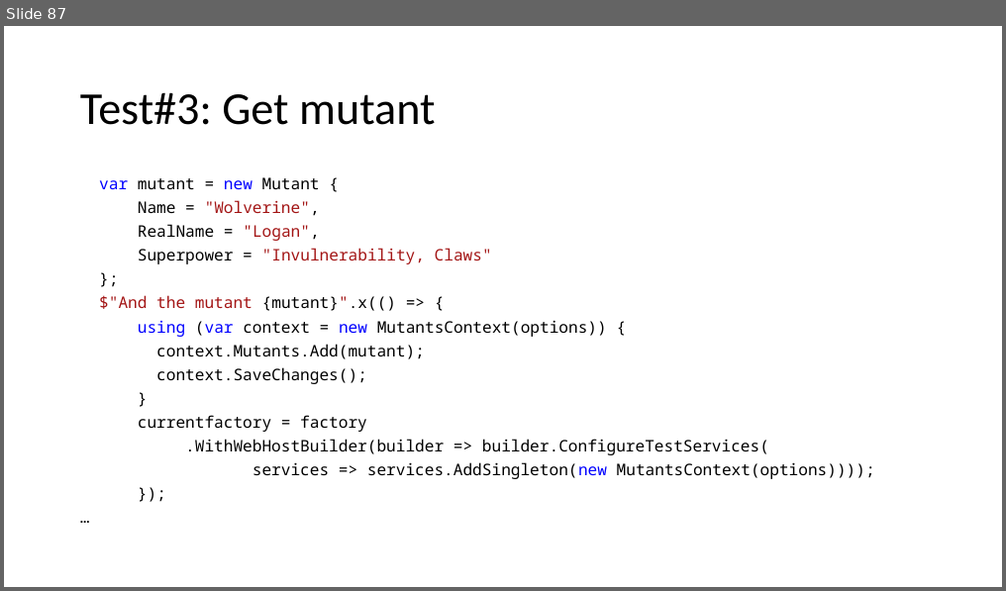
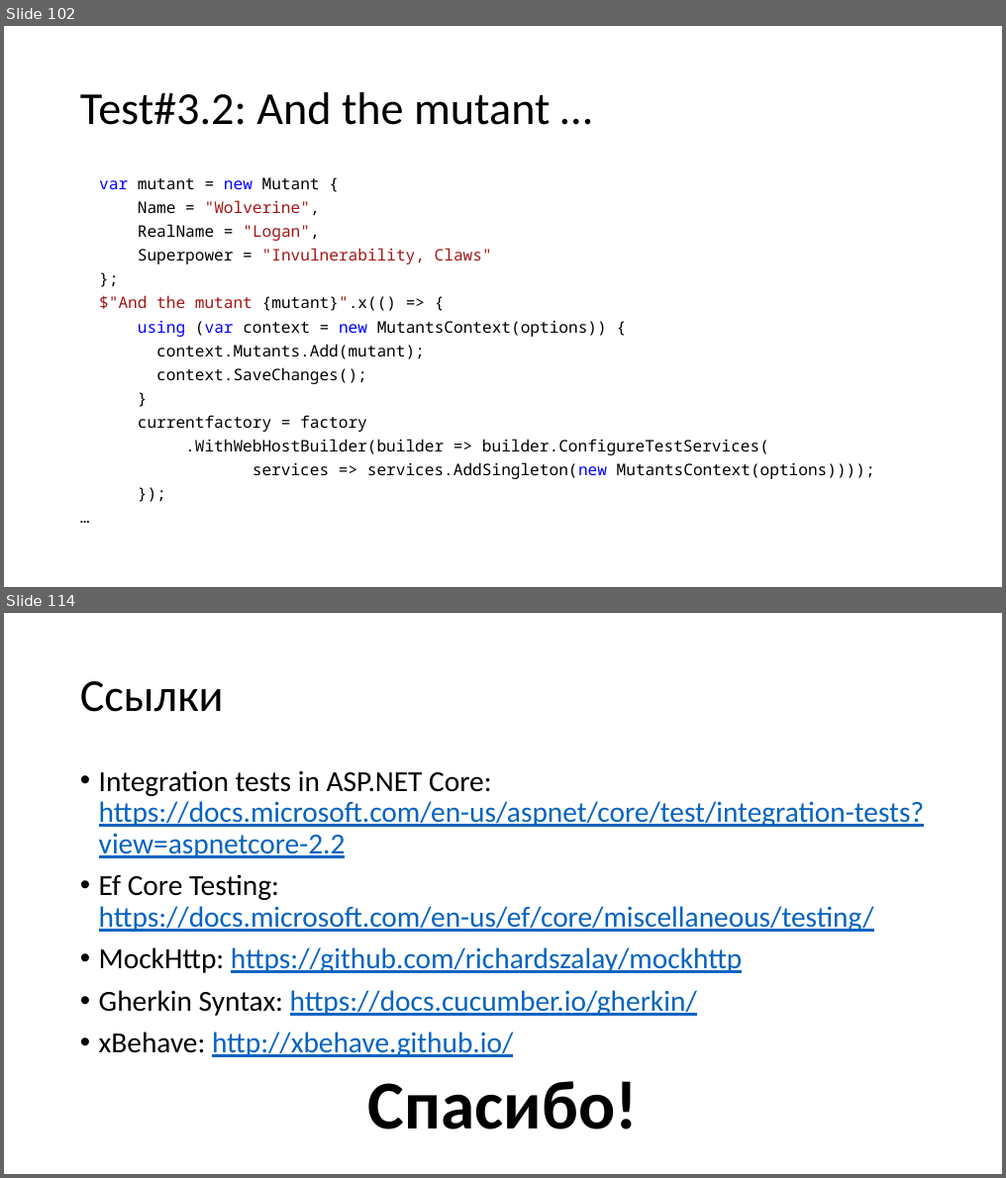
Before and after one commit to kugushev/presentations, a slide deck: 2019_Functional-Testing/Presentation.pptx. Shown one above the other, each under a label of ours: slide 87 before the commit, slides 102 and 114 after it; the slides between them are not shown. The pictures are 1006x591 and 1006x1178 pixels, drawn with LibreOffice and Linux fonts; fonts in the diff are those of the drawing. Boxes give left, top, right and bottom in pixels: in the first picture for what was removed or moved away, otherwise in the second. Text is boxed around its words. In the diff, an @@ line names an element or a change of style, - is before the commit and + after.

```diff
--- a/2019_Functional-Testing/Presentation.pptx
+++ b/2019_Functional-Testing/Presentation.pptx
@@ slide 114 added at box(4, 613, 1002, 1174), background #FFFFFF @@
@@ title added at box(80, 681, 224, 712), 44 pt, text #000000 @@
+Ссылки
@@ text added at box(99, 770, 924, 1130), 28 pt, text #0563C1, underline @@
+• Integration tests in ASP.NET Core: https://docs.microsoft.com/en-us/aspnet/core/test/integration-tests?view=aspnetcore-2.2
+• Ef Core Testing: https://docs.microsoft.com/en-us/ef/core/miscellaneous/testing/
+• MockHttp: https://github.com/richardszalay/mockhttp
+• Gherkin Syntax: https://docs.cucumber.io/gherkin/
+• xBehave: http://xbehave.github.io/
+Спасибо!
@@ what was slide 87 is now slide 102 @@
@@ slide 102 changed as well @@
@@ title at box(80, 92, 549, 125): text changed @@
-Test#3: Get mutant
+Test#3.2: And the mutant …
```
Also in this commit, not shown: 5 other slides changed, 28 other slides added, 2 slides removed.
